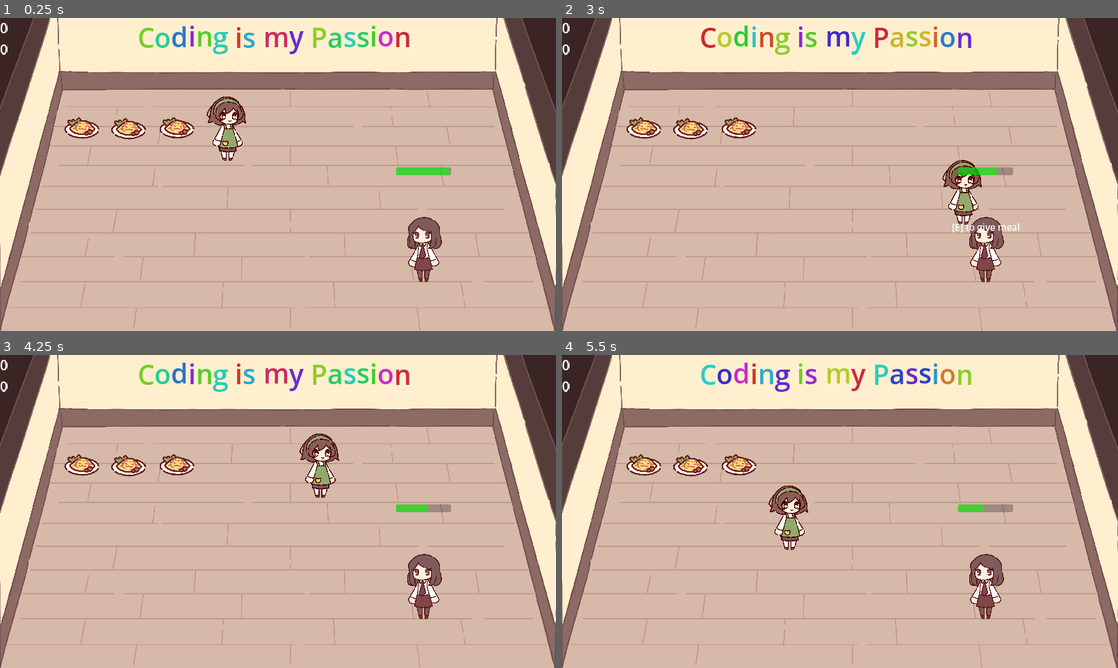
Above: before the commit, frames 1-4 (two rows, left to right).
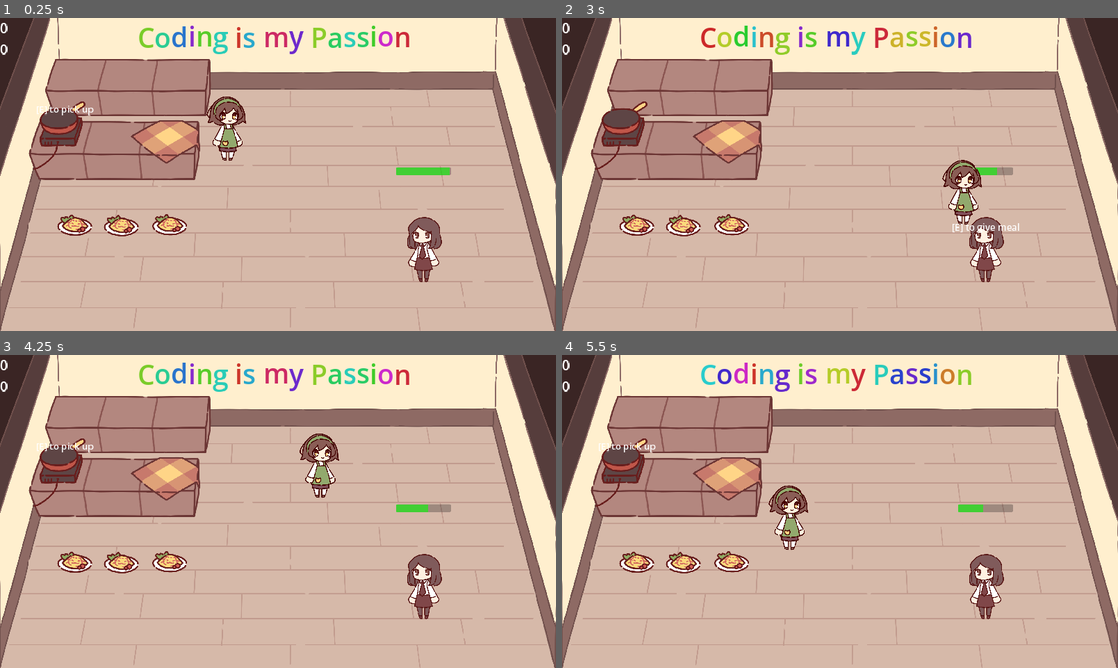
Above: after the commit, the same moments.

Repository: NuTrynity/Little-Cat-Cafe
Game: Godot game, scene res://scene_0.tscn
Two runs of this game, one before a commit and one after it. Both use one fixed random seed, a clock stepped at 60 frames per second and the inputs below.
Inputs:
- Up to frame 1 (0.25 s): no input
- Up to frame 2 (3 s): tap Enter (ui_accept) at 0.5, 0.77, 1.52 s; hold Right (move_right) 0.53-1.28 s; hold E (interact) 0.53-1.28 s; hold S (move_down) 1.28-2.03 s; tap E (interact) at 1.35, 2.85 s; hold Right (move_right) 2.03-2.78 s; hold E (interact) 2.03-2.78 s; hold W (move_up) from 2.78 s (still down)
- Up to frame 3 (4.25 s): tap Enter (ui_accept) at 3.02, 3.77 s; release W (move_up) at 3.53 s; hold A (move_left) from 3.53 s (still down); hold E (interact) from 3.53 s (still down)
- Up to frame 4 (5.5 s): release E (interact) at 4.28 s; tap E (interact) at 4.35 s; tap Enter (ui_accept) at 4.52 s; release A (move_left) at 5.03 s; hold S (move_down) from 5.03 s (still down); hold E (interact) from 5.03 s (still down)

The runs differ from the first frame. In frame 1, 12% of the frame differs, in the area x 5-38%, y 12-70%; in frame 2, 12%, in the area x 5-76%, y 12-70%; in frame 3, 12%; in frame 4, 12%.
Error in both runs: Invalid access to property or key 'carry_amt' on a base object of type 'Nil'. (res://Scripts/CharacterScripts/NPC.gd:56)

Commit message:
added some kitchen objects

Diff:
--- /dev/null
+++ b/Nodes/ObjectNodes/fryPan.tscn
@@ -0,0 +1,21 @@
+[gd_scene load_steps=4 format=3 uid="uid://cm422xf5fxbvw"]
+
+[ext_resource type="Texture2D" uid="uid://dl61tri8vf8b5" path="res://Sprites/fry pan.png" id="1_rwskh"]
+[ext_resource type="PackedScene" uid="uid://838dejx73cqo" path="res://Nodes/Components/interation_area.tscn" id="2_itw3e"]
+
+[sub_resource type="CircleShape2D" id="CircleShape2D_h61jx"]
+radius = 81.1542
+
+[node name="FryPan" type="Node2D"]
+position = Vector2(17, -4)
+
+[node name="FryPan" type="Sprite2D" parent="."]
+position = Vector2(-16, 6)
+texture = ExtResource("1_rwskh")
+
+[node name="InteractionArea" parent="." instance=ExtResource("2_itw3e")]
+action_name = "pick up"
+
+[node name="CollisionShape2D" type="CollisionShape2D" parent="InteractionArea"]
+position = Vector2(-14, 23)
+shape = SubResource("CircleShape2D_h61jx")
--- /dev/null
+++ b/Nodes/ObjectNodes/kitchenCounter.tscn
@@ -0,0 +1,14 @@
+[gd_scene load_steps=2 format=3 uid="uid://vw6lgh060txv"]
+
+[ext_resource type="Texture2D" uid="uid://ip2w6nyxppjk" path="res://Sprites/kitchen_counter.png" id="1_imcyc"]
+
+[node name="KitchenCounter" type="Node2D"]
+
+[node name="KitchenCounter" type="Sprite2D" parent="."]
+position = Vector2(22, -52)
+texture = ExtResource("1_imcyc")
+
+[node name="StaticBody2D" type="StaticBody2D" parent="."]
+
+[node name="CollisionPolygon2D" type="CollisionPolygon2D" parent="StaticBody2D"]
+polygon = PackedVector2Array(279, 41, -255, 43, -223, -69, 296, -69)
--- a/scene_0.tscn
+++ b/scene_0.tscn
@@ -1,9 +1,12 @@
-[gd_scene load_steps=16 format=3 uid="uid://bi18vgrte8p7r"]
+[gd_scene load_steps=19 format=3 uid="uid://bi18vgrte8p7r"]
 
 [ext_resource type="PackedScene" uid="uid://ccd36gjbdqg85" path="res://Nodes/CharacterNodes/player.tscn" id="1_5ew65"]
 [ext_resource type="PackedScene" uid="uid://ccj36o3ms00es" path="res://Nodes/Templates/meal_template.tscn" id="2_is6ru"]
+[ext_resource type="PackedScene" uid="uid://vw6lgh060txv" path="res://Nodes/ObjectNodes/kitchenCounter.tscn" id="3_4pwpb"]
 [ext_resource type="Texture2D" uid="uid://b74ywh15xssbc" path="res://Sprites/placeholder sprites/circle.png" id="3_dell3"]
 [ext_resource type="Texture2D" uid="uid://blrr0cda1r7o1" path="res://Sprites/placeholder sprites/diamond.png" id="4_5jd3c"]
+[ext_resource type="Texture2D" uid="uid://cps26gbhq7ger" path="res://Sprites/pickup tablecloth.png" id="4_no5vf"]
+[ext_resource type="PackedScene" uid="uid://cm422xf5fxbvw" path="res://Nodes/ObjectNodes/fryPan.tscn" id="5_8y7s3"]
 [ext_resource type="Texture2D" uid="uid://cqr7o43frrdiv" path="res://Sprites/placeholder sprites/square.png" id="5_w0a7h"]
 [ext_resource type="Texture2D" uid="uid://cdcy8g4m6w5x6" path="res://Sprites/placeholder sprites/triangle.png" id="6_vtal8"]
 [ext_resource type="PackedScene" uid="uid://c4hs18f7bfaew" path="res://Nodes/CharacterNodes/npc.tscn" id="7_k46u5"]
@@ -43,20 +46,34 @@
 
 [node name="scene_0" type="Node2D"]
 
+[node name="NPC" parent="." instance=ExtResource("7_k46u5")]
+position = Vector2(1463, 799)
+
+[node name="KitchenCounter" parent="." instance=ExtResource("3_4pwpb")]
+position = Vector2(441, 293)
+scale = Vector2(0.97, 0.97)
+
+[node name="KitchenCounter2" parent="." instance=ExtResource("3_4pwpb")]
+position = Vector2(394, 512)
+
+[node name="PickupTablecloth" type="Sprite2D" parent="KitchenCounter2"]
+position = Vector2(179, -90)
+texture = ExtResource("4_no5vf")
+
 [node name="Player" parent="." instance=ExtResource("1_5ew65")]
 position = Vector2(784, 381)
 
-[node name="NPC" parent="." instance=ExtResource("7_k46u5")]
-position = Vector2(1463, 799)
+[node name="FryPan" parent="." instance=ExtResource("5_8y7s3")]
+position = Vector2(224, 393)
 
 [node name="MealTemplate" parent="." instance=ExtResource("2_is6ru")]
-position = Vector2(283, 383)
+position = Vector2(258, 718)
 
 [node name="MealTemplate2" parent="." instance=ExtResource("2_is6ru")]
-position = Vector2(444, 385)
+position = Vector2(419, 720)
 
 [node name="MealTemplate3" parent="." instance=ExtResource("2_is6ru")]
-position = Vector2(611, 382)
+position = Vector2(586, 717)
 
 [node name="TileMap" type="TileMap" parent="."]
 visible = false
Not shown: 3 places in Nodes/ObjectNodes/table.tscn that only renumber resources
Binary file added: Sprites/kitchen_counter.png
Not shown, added: Sprites/kitchen_counter.png.import
